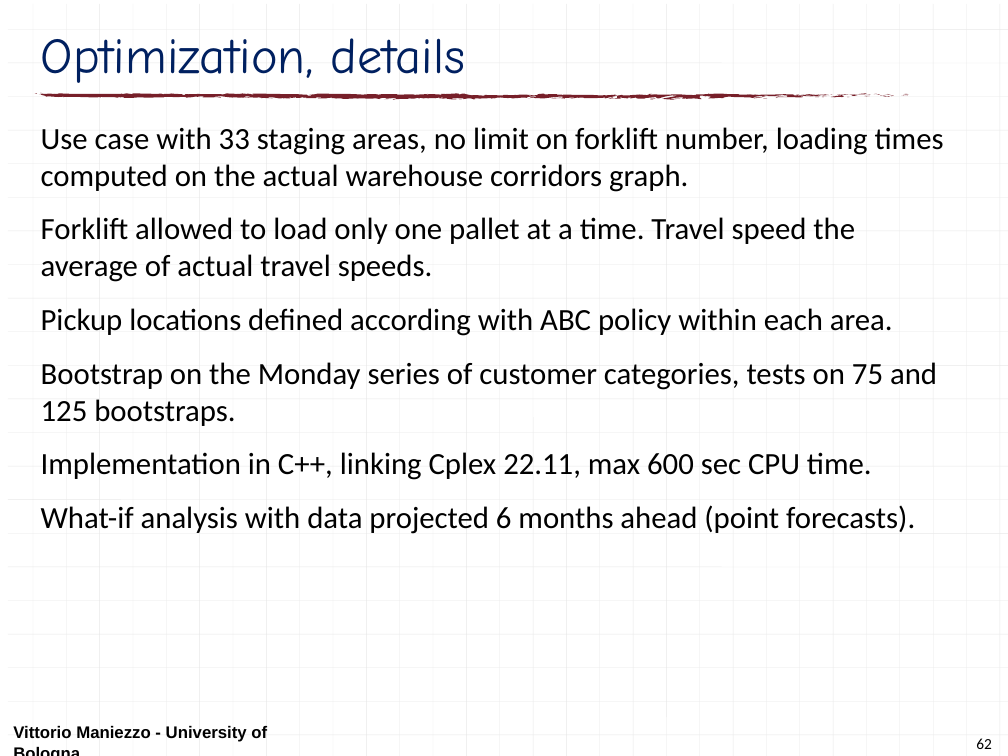
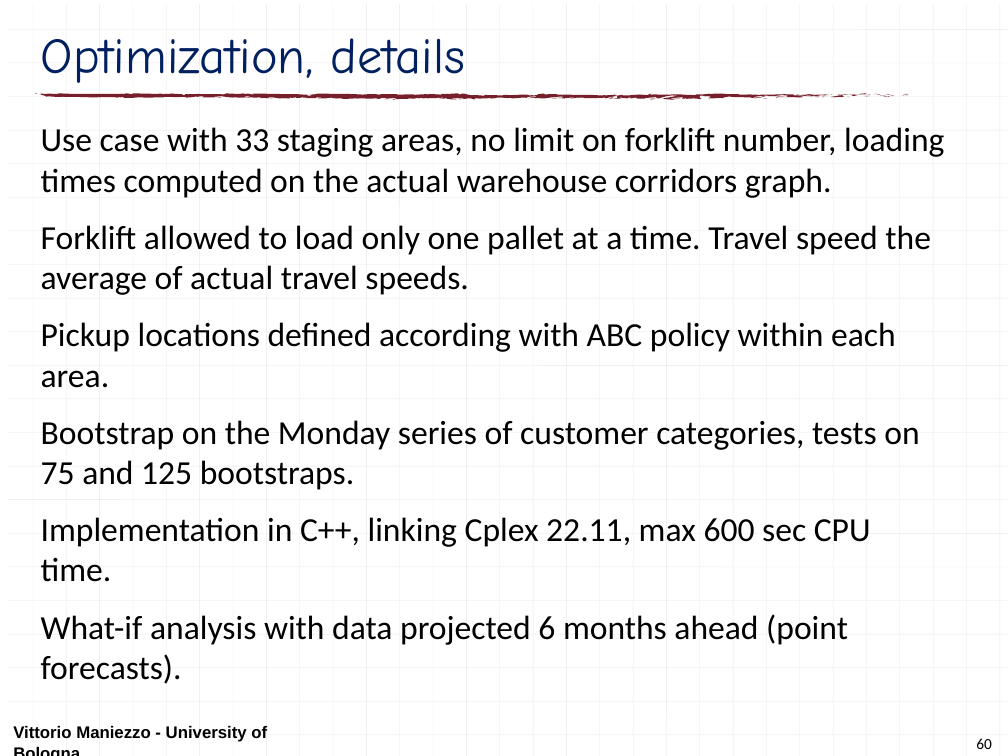
Before and after one commit to maniezzo/GDOforecast, a slide deck: slide 60 of doc/Schedulingseminar/schedulingSeminarXdock.pptx (slide 62 before the commit). Drawn at 1008x756 pixels with LibreOffice and Linux fonts; fonts in the diff are those of the drawing. Boxes give left, top, right and bottom in pixels: in the first picture for what was removed or moved away, otherwise in the second. Text is boxed around its words. In the diff, an @@ line names an element or a change of style, - is before the commit and + after.

```diff
--- a/doc/Schedulingseminar/schedulingSeminarXdock.pptx
+++ b/doc/Schedulingseminar/schedulingSeminarXdock.pptx
@@ text "Use case with 33 staging ..." at (41,127,944,684): size 22 to 24 pt @@
@@ page number at (976,738,992,749): text changed @@
-62
+60
```
Also in this commit, not shown: 14 other slides changed, 2 slides removed, 1 other file.
